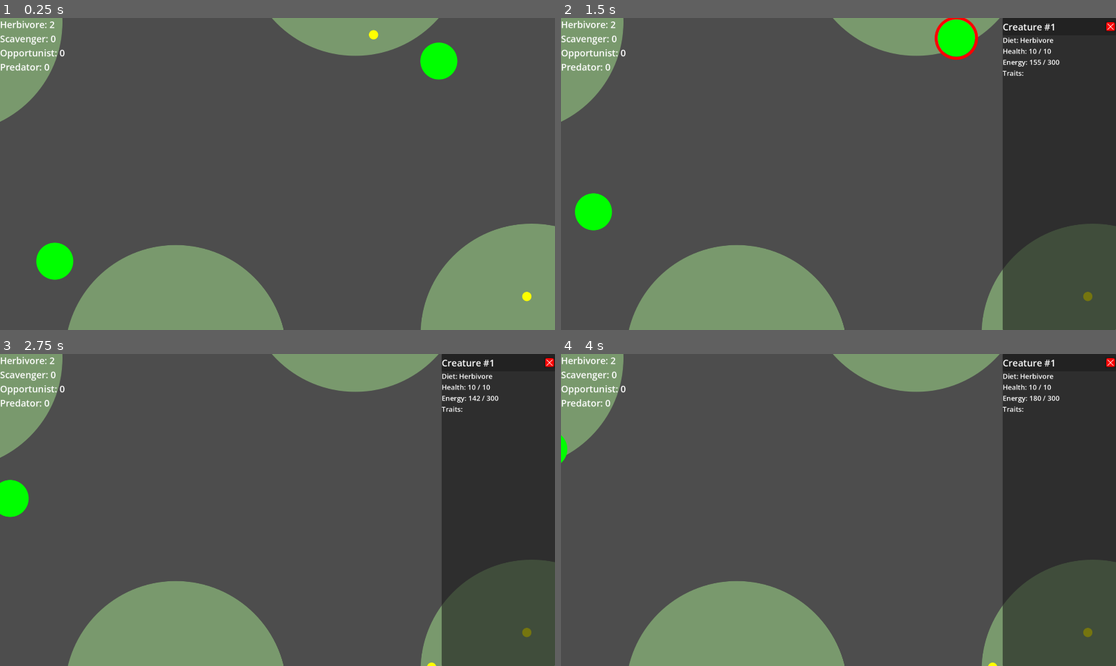
Above: before the commit, frames 1-4 (two rows, left to right).
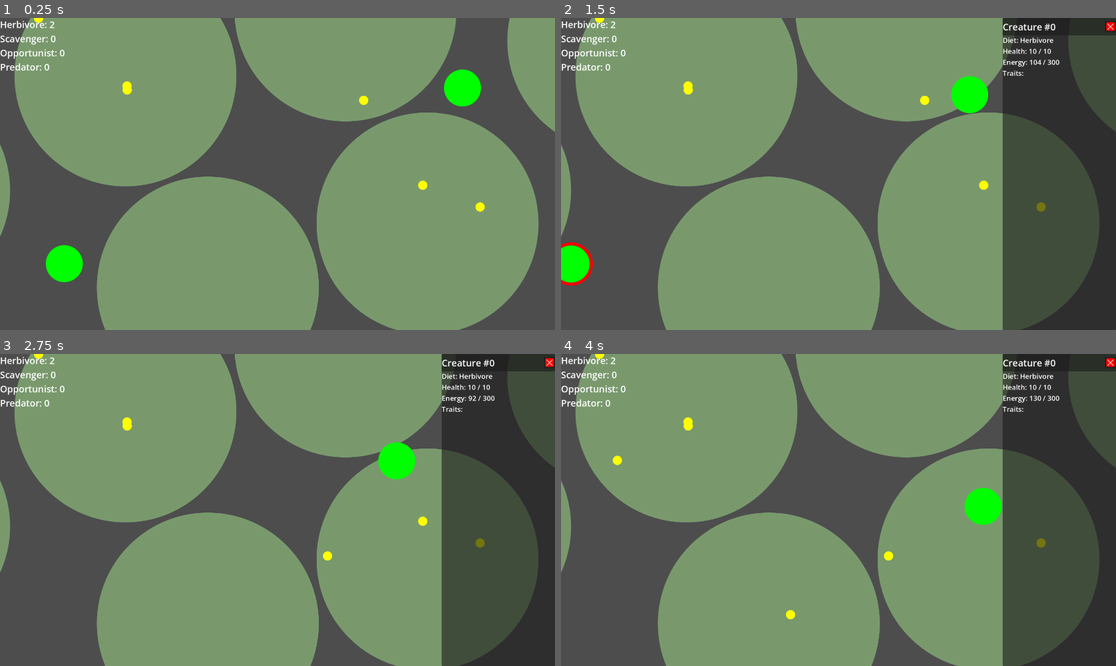
Above: after the commit, the same moments.

Repository: AntonPotapovDev/evolution-game
Game: Godot game, scene res://main.tscn
Same seed, same stepped clock (60 frames per second), same inputs: the game is played once before the commit and once after it.
Inputs (mouse positions are in pixels of both pictures, inside the frame that each line leads up to):
- Up to frame 1 (0.25 s): no input
- Up to frame 2 (1.5 s): drag from (610, 252) to (988, 55) at 0.52 s; drag from (960, 46) to (599, 220) at 1.27 s
- Up to frame 3 (2.75 s): move the mouse to (333, 441) at 2.02 s; click (333, 441) at 2.17 s
- Up to frame 4 (4 s): drag from (810, 572) to (561, 475) at 2.77 s; move the mouse to (1005, 556) at 3.52 s; click (1005, 556) at 3.67 s

The runs differ from the first frame. In frame 1, 59% of the frame differs, in the area x 0-100%, y 0-100%; in frame 2, 59%; in frame 3, 58%; in frame 4, 57%.

Commit message:
Add vision component

Diff:
--- a/creature/components/ai_states/chasing_state.gd
+++ b/creature/components/ai_states/chasing_state.gd
@@ -23,7 +23,7 @@
 
 
 func process_state(delta: float):
-    if not is_instance_valid(_target):
+    if not is_instance_valid(_target) or not actor.vision.is_creature_seen(_target):
         return
 
     actor.attack.attack_if_in_range(_target)
@@ -32,7 +32,7 @@
 
 
 func _try_change_state() -> AbstractAiState:
-    if not is_instance_valid(_target):
+    if not is_instance_valid(_target) or not actor.vision.is_creature_seen(_target):
         return WanderingState.new(ai)
 
     return null
--- a/creature/components/ai_states/searching_state.gd
+++ b/creature/components/ai_states/searching_state.gd
@@ -14,10 +14,6 @@
 
 
 signal food_found(food: AbstractFood)
-
-
-static func make_factory() -> Callable:
-    return SearchingState.new
 
 
 func _init(host_ai: CreatureAI):
@@ -63,34 +59,20 @@
 
 
 func _find_nearest_food() -> AbstractFood:
-    var nearest_of_type: Array[AbstractFood]
-    for food_type in actor.config.diet:
-        var nearest = _find_nearest_food_of_type(food_type)
-        if not nearest:
-            continue
-        nearest_of_type.append(nearest)
-
-    return _pick_nearest_of(nearest_of_type) as AbstractFood
-
-
-func _find_nearest_food_of_type(food_type: StringName) -> AbstractFood:
-    var nodes = actor.get_tree().get_nodes_in_group(food_type)
-    return _pick_nearest_of(nodes) as AbstractFood
+    var food = actor.vision.seen_food
+    return _pick_nearest_of(food.filter(_may_be_eaten)) as AbstractFood
 
 
 func _find_nearest_prey() -> Creature:
-    var nodes = actor.get_tree().get_nodes_in_group(Groups.CREATURE)
-    return _pick_nearest_of(nodes.filter(_may_be_prey)) as Creature
+    var creatures = actor.vision.seen_creatures
+    return _pick_nearest_of(creatures.filter(_may_be_prey)) as Creature
 
 
-func _may_be_prey(node: Node2D) -> bool:
-    var creature = node as Creature
-    if not creature:
-        return false
+func _may_be_eaten(food: AbstractFood) -> bool:
+    return actor.config.diet.has(food.type)
 
-    if creature == actor:
-        return false
 
+func _may_be_prey(creature: Creature) -> bool:
     return not actor.breeding.relatives_ids.has(creature.id)
 
 
@@ -101,8 +83,6 @@
     for node in nodes:
         var creature = node as Creature
         if creature:
-            if creature == actor:
-                continue
             if actor.breeding.relatives_ids.has(creature.id):
                 continue
 
--- a/creature/components/ai_states/wandering_state.gd
+++ b/creature/components/ai_states/wandering_state.gd
@@ -8,6 +8,10 @@
 var _background_searching: SearchingState
 var _direction: Vector2
 var _timer: SceneTreeTimer = null
+
+
+static func make_factory() -> Callable:
+    return WanderingState.new
 
 
 func _init(host_ai: CreatureAI):
--- /dev/null
+++ b/creature/components/vision/vision.gd
@@ -0,0 +1,76 @@
+class_name Vision
+extends Area2D
+
+
+const UPDATE_RATE: float = 0.1
+
+
+var _creature: Creature = null
+var _vision_radius: float = 0.0
+
+var _seen_creatures_cache: Array[Creature]
+var _seen_food_cache: Array[AbstractFood]
+
+var _time_passed: float = 0.0
+
+
+var seen_creatures: Array[Creature]:
+    get():
+        return _get_seen_creatures()
+
+
+var seen_food: Array[AbstractFood]:
+    get():
+        return _get_seen_food()
+
+
+func init(creature: Creature):
+    if _creature:
+        return
+
+    _creature = creature
+    _vision_radius = creature.config.vision_radius
+
+    var shape = $CollisionShape2D.shape as CircleShape2D
+    shape.radius = _vision_radius
+
+
+func update(delta: float):
+    _time_passed += delta
+    if _time_passed < UPDATE_RATE:
+        return
+
+    _time_passed = 0.0
+
+    _seen_creatures_cache.clear()
+    _seen_food_cache.clear()
+
+    for node in get_overlapping_areas():
+        if node is Creature:
+            var creature = node as Creature
+            if creature != _creature:
+                _seen_creatures_cache.append(creature)
+        elif node is AbstractFood:
+            _seen_food_cache.append(node as AbstractFood)
+
+
+func is_creature_seen(creature: Creature) -> bool:
+    return seen_creatures.has(creature)
+
+
+func is_food_seen(food: AbstractFood) -> bool:
+    return seen_food.has(food)
+
+
+func _get_seen_creatures() -> Array[Creature]:
+    _seen_creatures_cache = _filter_invalid_nodes(_seen_creatures_cache) as Array[Creature]
+    return _seen_creatures_cache
+
+
+func _get_seen_food() -> Array[AbstractFood]:
+    _seen_food_cache = _filter_invalid_nodes(_seen_food_cache) as Array[AbstractFood]
+    return _seen_food_cache
+
+
+func _filter_invalid_nodes(nodes: Array) -> Array:
+    return nodes.filter(func(n): return is_instance_valid(n))
--- /dev/null
+++ b/creature/components/vision/vision.tscn
@@ -0,0 +1,14 @@
+[gd_scene format=3 uid="uid://mpfqbihstkd8"]
+
+[ext_resource type="Script" uid="uid://cmem3x1pe1wfw" path="res://creature/components/vision/vision.gd" id="1_jrkpa"]
+
+[sub_resource type="CircleShape2D" id="CircleShape2D_4hdkn"]
+
+[node name="Vision" type="Area2D" unique_id=129992243]
+collision_layer = 0
+collision_mask = 3
+script = ExtResource("1_jrkpa")
+
+[node name="CollisionShape2D" type="CollisionShape2D" parent="." unique_id=375107470]
+shape = SubResource("CircleShape2D_4hdkn")
+debug_color = Color(0.6860048, 0.50041825, 0.03436208, 0.41960785)
--- a/creature/creature.gd
+++ b/creature/creature.gd
@@ -3,7 +3,8 @@
 
 
 @onready var _attack: Attack = $Attack
-@onready var _selection_control = $CreatureSelectionControl
+@onready var _vision: Vision = $Vision
+@onready var _selection_control: CreatureSelectionControl = $CreatureSelectionControl
 
 
 @warning_ignore("unused_signal")
@@ -69,6 +70,11 @@
         return _attack
 
 
+var vision: Vision:
+    get:
+        return _vision
+
+
 var selection_control: CreatureSelectionControl:
     get:
         return _selection_control
@@ -83,6 +89,8 @@
     _id = new_id
     _config = creature_config
 
+    $Vision.init(self)
+
     _health = Health.new(self)
     _energy = Energy.new(self, creature_config.energy_config)
     _movement = Movement.new(self, $MovingAdviser)
@@ -95,6 +103,7 @@
 
     _updatable_components = [
         _energy,
+        $Vision,
         _ai,
         _movement
     ]
--- a/creature/creature.tscn
+++ b/creature/creature.tscn
@@ -2,6 +2,7 @@
 
 [ext_resource type="Script" uid="uid://dw3u84yddl2th" path="res://creature/creature.gd" id="1_uiwjy"]
 [ext_resource type="Texture2D" uid="uid://chlq4wcgu1kkr" path="res://assets/circle_r64_green.svg" id="2_6rt7j"]
+[ext_resource type="PackedScene" uid="uid://mpfqbihstkd8" path="res://creature/components/vision/vision.tscn" id="5_iaoje"]
 [ext_resource type="Script" uid="uid://cl1jf8pqavwrg" path="res://creature/components/movement/moving_adviser.gd" id="5_wk5yt"]
 [ext_resource type="PackedScene" uid="uid://bkuy6edwmo6s3" path="res://creature/components/attack/attack.tscn" id="6_q1743"]
 [ext_resource type="PackedScene" uid="uid://d2fy62jalrrde" path="res://ui/creature_selection_control/creature_selection_control.tscn" id="6_rxhes"]
@@ -29,5 +30,7 @@
 position = Vector2(39, -30.901642)
 creature = NodePath("..")
 
+[node name="Vision" parent="." unique_id=129992243 instance=ExtResource("5_iaoje")]
+
 [node name="CreatureSelectionControl" parent="." unique_id=1775184872 node_paths=PackedStringArray("creature") instance=ExtResource("6_rxhes")]
 creature = NodePath("..")
--- a/creature/creature_config.gd
+++ b/creature/creature_config.gd
@@ -13,6 +13,7 @@
 var diet_phase: DietPhase
 var trait_ids: Array[int]
 var movement_speed: float
+var vision_radius: float
 var energy_config: Energy.Config
 
 
@@ -42,6 +43,7 @@
     config.diet_phase = DietPhase.HERBIVORE
     config.trait_ids = [] as Array[int]
     config.movement_speed = DefaultValues.MOVEMENT_SPEED
+    config.vision_radius = DefaultValues.VISION_RADIUS
     config.energy_config = _make_default_energy_config()
 
     return config
--- a/creature/trait_lib/trait_pool.gd
+++ b/creature/trait_lib/trait_pool.gd
@@ -3,7 +3,8 @@
 
 
 static var _general_pool: Array[AbstractTrait] = [
-    SpeedsterTrait.new()
+    SpeedsterTrait.new(),
+    SharpVisionTrait.new()
 ] as Array[AbstractTrait]
 
 
--- /dev/null
+++ b/creature/trait_lib/traits/sharp_vision_trait.gd
@@ -0,0 +1,11 @@
+class_name SharpVisionTrait
+extends AbstractTrait
+
+
+func patch_config(config: CreatureConfig):
+    config.vision_radius *= 1.5
+
+
+func _init():
+    _name = "Sharp vision"
+    _description = "Creature sees x1.5 further"
--- a/game_world/game_world.gd
+++ b/game_world/game_world.gd
@@ -32,7 +32,7 @@
             continue
 
         var creature_config = CreatureConfig.make_default()
-        creature.init(creature_config, Spawner.gen_creature_id(), SearchingState.make_factory())
+        creature.init(creature_config, Spawner.gen_creature_id(), WanderingState.make_factory())
         EventBus.creature_spawned.emit(creature_config)
 
 
--- a/game_world/game_world.tscn
+++ b/game_world/game_world.tscn
@@ -13,20 +13,29 @@
 script = ExtResource("2_abhvm")
 metadata/_custom_type_script = "uid://dn1a47qaolp6d"
 
+[node name="Field" parent="." unique_id=1353348518 instance=ExtResource("4_uufbk")]
+position = Vector2(1479, 711)
+
+[node name="Field2" parent="." unique_id=24640813 instance=ExtResource("4_uufbk")]
+position = Vector2(434, 199)
+
+[node name="Field3" parent="." unique_id=975445516 instance=ExtResource("4_uufbk")]
+position = Vector2(719, 933)
+
+[node name="Field4" parent="." unique_id=1536355875 instance=ExtResource("4_uufbk")]
+position = Vector2(1195, -26)
+
+[node name="Field5" parent="." unique_id=414445754 instance=ExtResource("4_uufbk")]
+position = Vector2(-349, 597)
+
+[node name="Field6" parent="." unique_id=2111542440 instance=ExtResource("4_uufbk")]
+position = Vector2(1372, 1541)
+
+[node name="Field7" parent="." unique_id=297335994 instance=ExtResource("4_uufbk")]
+position = Vector2(2139, 79)
+
 [node name="Creature" parent="." unique_id=950496937 instance=ExtResource("2_e08lw")]
 position = Vector2(205, 876)
 
 [node name="Creature2" parent="." unique_id=1915270166 instance=ExtResource("2_e08lw")]
-position = Vector2(1553, 163)
-
-[node name="Field" parent="." unique_id=1353348518 instance=ExtResource("4_uufbk")]
-position = Vector2(1839, 1096)
-
-[node name="Field2" parent="." unique_id=24640813 instance=ExtResource("4_uufbk")]
-position = Vector2(-168, 14)
-
-[node name="Field3" parent="." unique_id=975445516 instance=ExtResource("4_uufbk")]
-position = Vector2(608, 1170)
-
-[node name="Field4" parent="." unique_id=1536355875 instance=ExtResource("4_uufbk")]
-position = Vector2(1229, -253)
+position = Vector2(1629, 264)
--- a/globals/default_values.gd
+++ b/globals/default_values.gd
@@ -5,6 +5,7 @@
 const MAX_HP: int = 10
 
 const MOVEMENT_SPEED: float = 150.0
+const VISION_RADIUS: float = 600.0
 
 const MAX_ENERGY: float = 300.0
 const GENERAL_ENERGY_CONSUMPTION: float = 1.0
--- a/globals/spawner.gd
+++ b/globals/spawner.gd
@@ -24,7 +24,7 @@
 
 
 func spawn_default_creature(global_position: Vector2) -> Creature:
-    return spawn_creature(global_position, CreatureConfig.make_default(), SearchingState.make_factory())
+    return spawn_creature(global_position, CreatureConfig.make_default(), WanderingState.make_factory())
 
 
 func spawn_plant_food(global_position: Vector2) -> PlantFood:
Not shown, added: creature/components/vision/vision.gd.uid
Not shown, added: creature/trait_lib/traits/sharp_vision_trait.gd.uid
